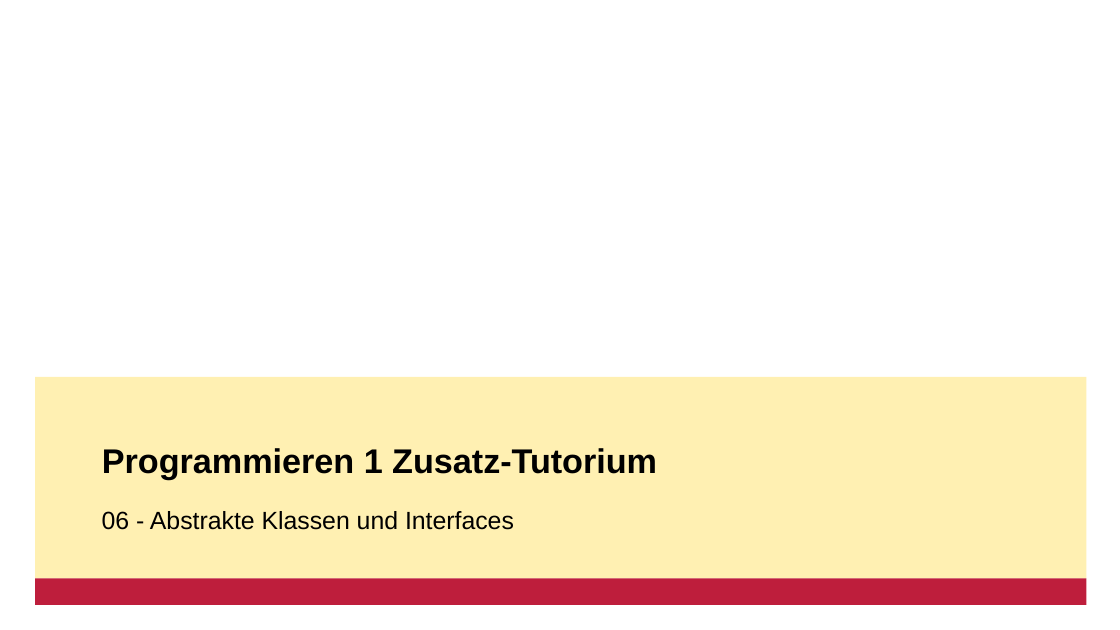
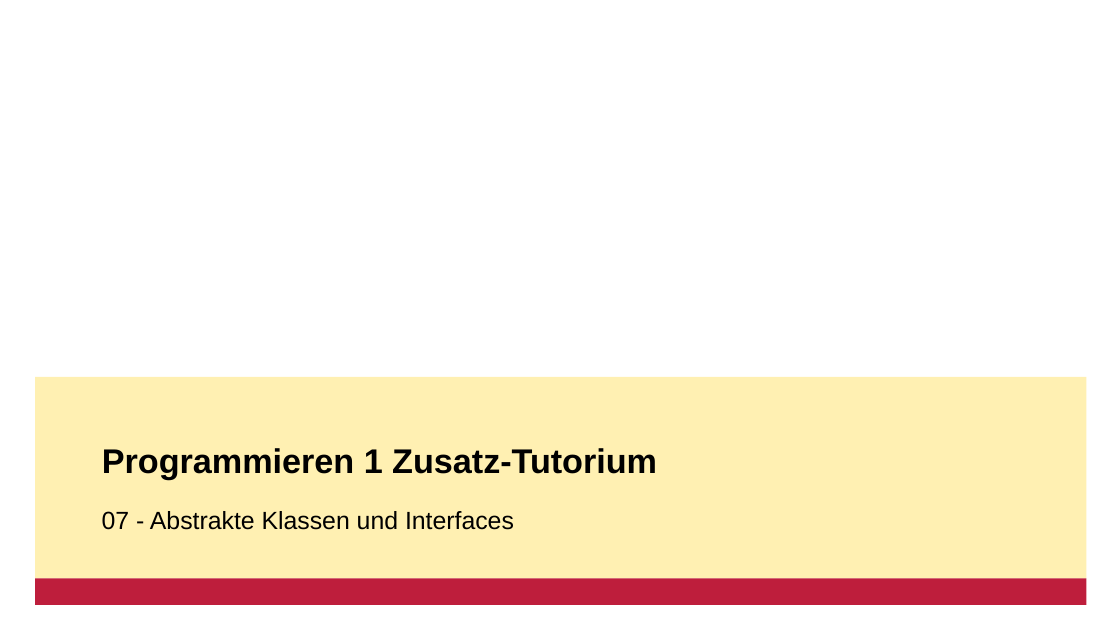
Before and after one commit to gemdav/Programmieren-1-Tutorium, a slide deck: slide 1 of slides/07_abstract_classes_interfaces.pptx. Drawn at 1120x630 pixels with LibreOffice and Linux fonts; fonts in the diff are those of the drawing; background and template pictures are left out. Boxes give left, top, right and bottom in pixels: in the first picture for what was removed or moved away, otherwise in the second. Text is boxed around its words. In the diff, an @@ line names an element or a change of style, - is before the commit and + after.

```diff
--- a/slides/07_abstract_classes_interfaces.pptx
+++ b/slides/07_abstract_classes_interfaces.pptx
@@ subtitle at (102, 511, 514, 530): text changed @@
-06 - Abstrakte Klassen und Interfaces
+07 - Abstrakte Klassen und Interfaces
```
Also in this commit, not shown: 8 other files.
